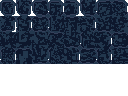
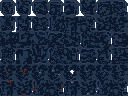
Layers edited between the first and the second 128x96 image:
added layer "Camada colada #3" above "Camada colada #2" over [0, 64, 128, 96]
